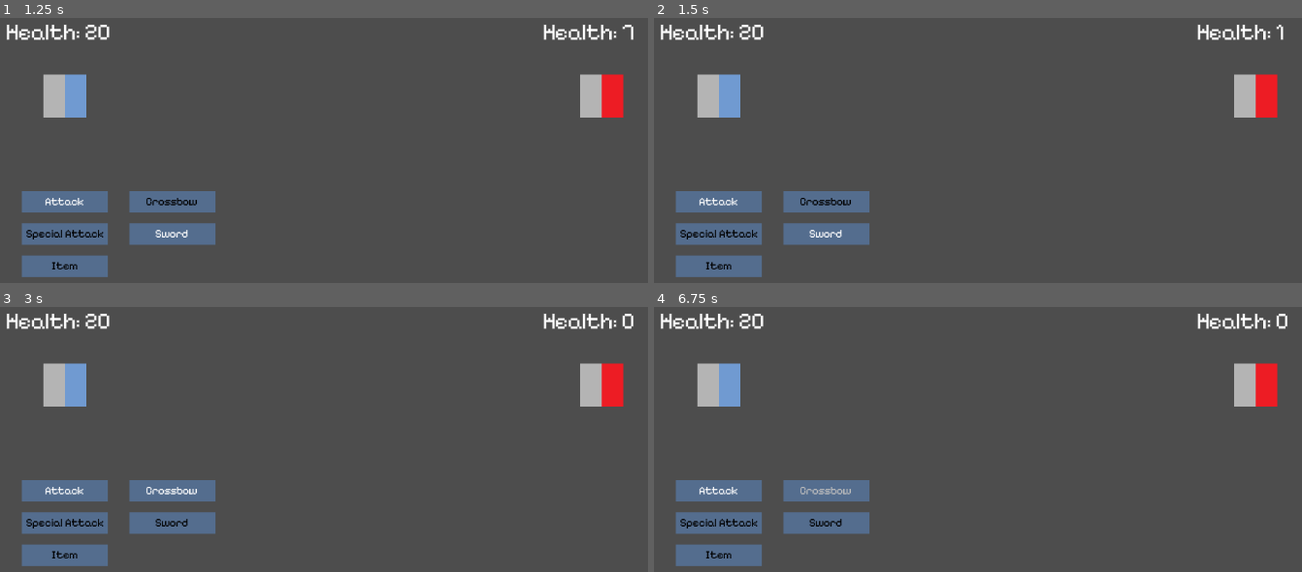
Above: before the commit, frames 1-4 (two rows, left to right).
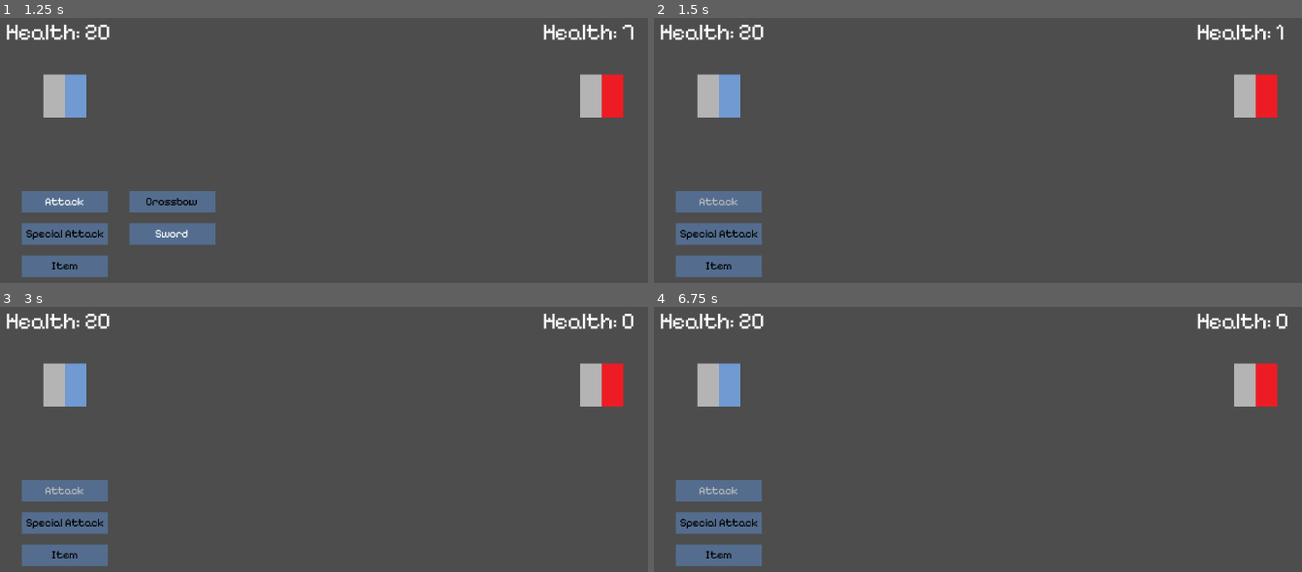
Above: after the commit, the same moments.

Repository: amoxley-developer/gothic-rpg
Game: Godot game, scene res://scenes/battlefield.tscn
Two runs of this game, one before a commit and one after it. Both use one fixed random seed, a clock stepped at 60 frames per second and the inputs below. The project has no main scene, so this scene is started directly.
Inputs (mouse positions are in pixels of both pictures, inside the frame that each line leads up to):
- Up to frame 1 (1.25 s): tap Enter at 0.5 s; move the mouse to (524, 71) at 0.52 s; hold Up (ui_up) from 0.53 s (still down); click (524, 71) at 0.6 s
- Up to frame 2 (1.5 s): click (1178, 71) at 1.25 s; move the mouse to (854, 113) at 1.27 s; release Up (ui_up) at 1.28 s; hold Down (ui_down) from 1.28 s (still down); click (854, 113) at 1.35 s
- Up to frame 3 (3 s): click (200, 402) at 2 s; move the mouse to (outside the picture) at 2.02 s; release Down (ui_down) at 2.03 s; hold Up (ui_up) from 2.03 s (still down); click (outside the picture) at 2.1 s; click (outside the picture) at 2.75 s; move the mouse to (317, 468) at 2.77 s; click (317, 468) at 2.85 s
- Up to frame 4 (6.75 s): click (971, 468) at 3.5 s; move the mouse to (1243, 447) at 3.52 s; release Up (ui_up) at 3.53 s; hold Down (ui_down) 3.53-5.78 s; click (1243, 447) at 3.6 s; right-click (1243, 447) at 4.15 s; click (1243, 447) at 4.25 s; move the mouse to (777, 314) at 4.27 s; click (777, 314) at 4.35 s; move the mouse to (1049, 381) at 5.02 s; click (1049, 381) at 5.1 s; move the mouse to (outside the picture) at 5.77 s; hold Up (ui_up) from 5.78 s (still down); click (outside the picture) at 5.85 s; move the mouse to (1178, 360) at 6.52 s; click (1178, 360) at 6.6 s

Frame 1 is identical in both runs. In frame 2, 2.2% of the frame differs, in the area x 7-34%, y 65-86%; in frame 3, 2.3%; in frame 4, 2.3%.

Commit message:
add visual elements to timing

Diff:
--- a/scenes/battlefield.tscn
+++ b/scenes/battlefield.tscn
@@ -34,6 +34,11 @@
 [node name="OptimalTimer" type="Timer" parent="AttackTimers"]
 one_shot = true
 
+[node name="PostTimer" type="Timer" parent="AttackTimers"]
+wait_time = 0.25
+one_shot = true
+
 [connection signal="timeout" from="AttackTimers/PreTimer" to="." method="_on_pre_timer_timeout"]
 [connection signal="timeout" from="AttackTimers/InitialTimer" to="." method="_on_initial_timer_timeout"]
 [connection signal="timeout" from="AttackTimers/OptimalTimer" to="." method="_on_optimal_timer_timeout"]
+[connection signal="timeout" from="AttackTimers/PostTimer" to="." method="_on_post_timer_timeout"]
--- a/scenes/player.tscn
+++ b/scenes/player.tscn
@@ -9,7 +9,7 @@
 script = ExtResource("1_g2els")
 stats_resource = ExtResource("2_qhqgy")
 
-[node name="Sprite2D" type="Sprite2D" parent="."]
+[node name="PlayerSprite" type="Sprite2D" parent="."]
 texture = ExtResource("1_3vyb7")
 
 [node name="HealthLabel" type="RichTextLabel" parent="."]
--- a/scripts/scenes/battlefield.gd
+++ b/scripts/scenes/battlefield.gd
@@ -7,7 +7,7 @@
 @onready var attack_pre_timer: Timer = $AttackTimers/PreTimer
 @onready var attack_initial_timer: Timer = $AttackTimers/InitialTimer
 @onready var attack_optimal_timer: Timer = $AttackTimers/OptimalTimer
-
+@onready var attack_post_timer: Timer = $AttackTimers/PostTimer
 
 var current_attack: String
 
@@ -24,9 +24,7 @@
 		if current_state == BattlefieldState.PLAYER_ATTACK:
 			execute_attack()
 
-
 func _on_player_attack(attack_name: String) -> void:
-	print('attacking')
 	set_state(BattlefieldState.PLAYER_ATTACK)
 	if attack_name == 'Sword':
 		enemy.take_damage(3)
@@ -67,18 +65,21 @@
 	attack_optimal_timer.stop()
 
 	enemy.take_damage(ceil(base_damage * attack_multiplier))
-	playerUI.unpause_ui()
+	attack_post_timer.start()
 	playerUI.reset_menu()
-	set_state(BattlefieldState.UI_SELECTION)
+	player.display_default_sprite()
 
 func _on_pre_timer_timeout() -> void:
-	print('completed pre timer')
 	attack_initial_timer.start()
+	player.display_attack_sprite()
 
 func _on_initial_timer_timeout() -> void:
-	print('completed initial timer')
 	attack_optimal_timer.start()
+	player.display_optimal_attack_sprite()
 
 func _on_optimal_timer_timeout() -> void:
-	print('completed optimal timer')
 	execute_attack()
+
+func _on_post_timer_timeout() -> void:
+	playerUI.unpause_ui()
+	set_state(BattlefieldState.UI_SELECTION)
--- a/scripts/scenes/player.gd
+++ b/scripts/scenes/player.gd
@@ -3,9 +3,19 @@
 
 @export var stats_resource: StatsResource
 @onready var healthLabel: RichTextLabel = $HealthLabel
+@onready var playerSprite: Sprite2D = $PlayerSprite
 
 func _ready() -> void:
   update_health_label()
 
 func update_health_label() -> void:
   healthLabel.text = 'Health: ' + str(stats_resource.health)
+
+func display_default_sprite() -> void:
+  playerSprite.texture = load("res://assets/sprites/player/player_sprite.png")
+
+func display_attack_sprite() -> void:
+  playerSprite.texture = load("res://assets/sprites/player/attack_player_sprite.png")
+
+func display_optimal_attack_sprite() -> void:
+  playerSprite.texture = load("res://assets/sprites/player/optimal_attack_player_sprite.png")
--- a/scripts/scenes/player_ui.gd
+++ b/scripts/scenes/player_ui.gd
@@ -87,10 +87,7 @@
 	curr_menu_item.set_menu_label(Enums.MenuItemState.HIGHLIGHTED)
 
 func set_state(new_state: States) -> void:
-	var previous_state := state
 	state = new_state
-	print('previous_state: ', States.keys()[previous_state])
-	print('current_state: ', States.keys()[state])
 
 func create_menu_items() -> void:
 	var y_pos := 0
